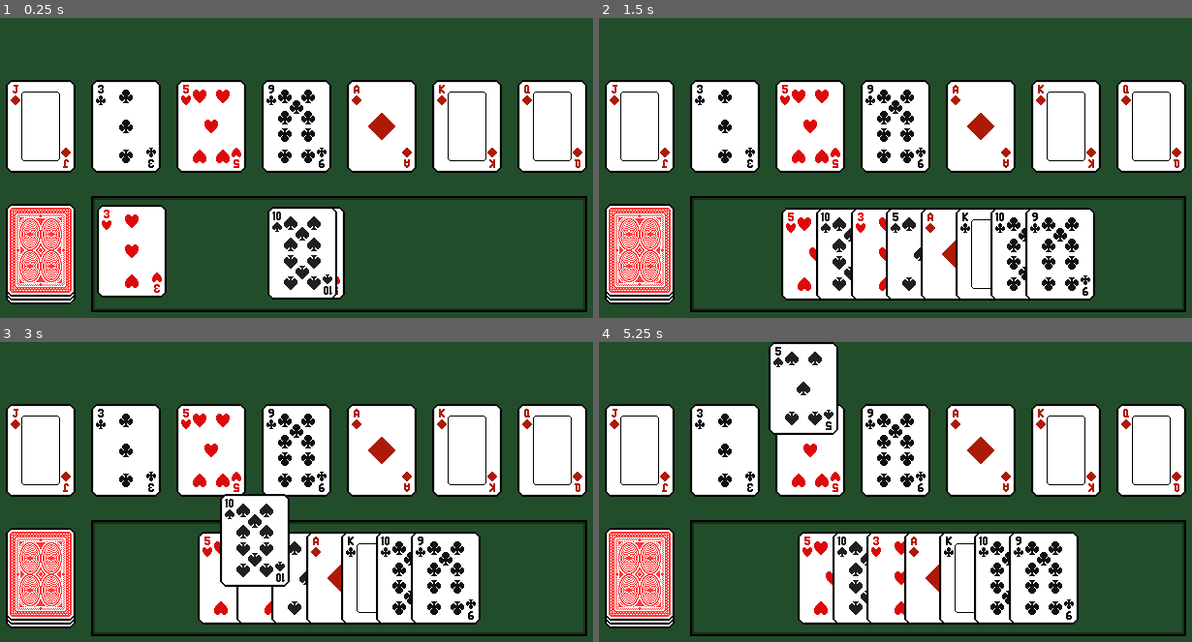
Above: before the commit, frames 1-4 (two rows, left to right).
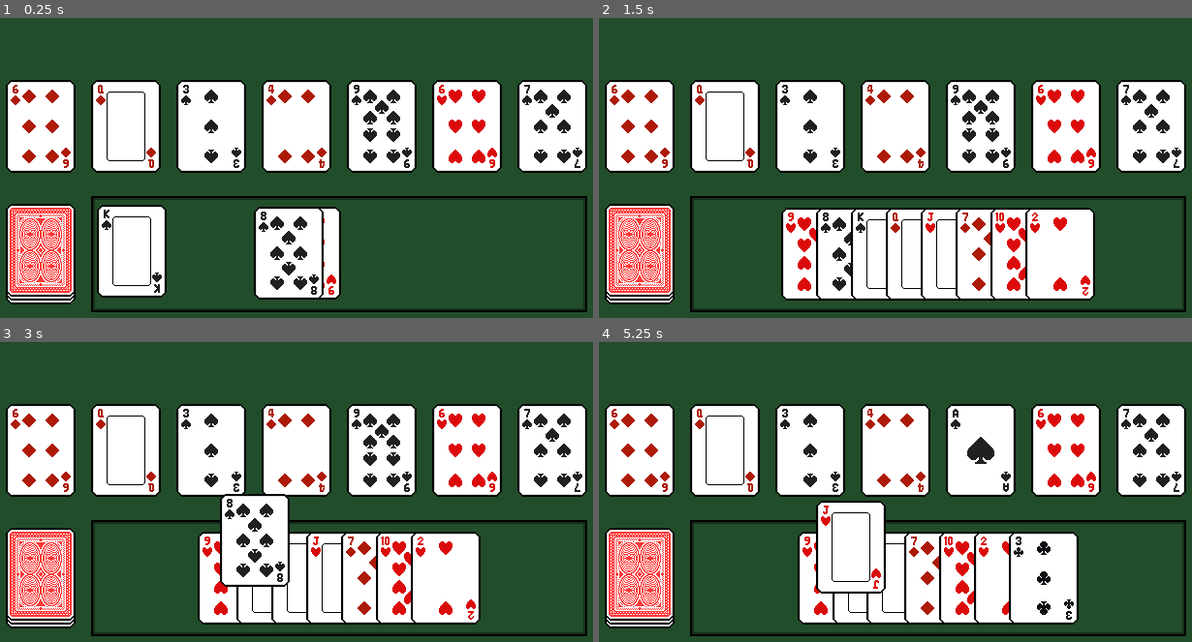
Above: after the commit, the same moments.

Repository: AyyBee123/Oristaile
Game: Godot game, scene res://Scenes/encounter.tscn
Two runs of this game, one before a commit and one after it. Both use one fixed random seed, a clock stepped at 60 frames per second and the inputs below.
Inputs (mouse positions are in pixels of both pictures, inside the frame that each line leads up to):
- Up to frame 1 (0.25 s): no input
- Up to frame 2 (1.5 s): click (640, 255) at 0.5 s; click (640, 255) at 1.25 s
- Up to frame 3 (3 s): click (41, 579) at 2 s; tap Enter at 2.75 s; drag from (219, 579) to (355, 441) at 2.77 s
- Up to frame 4 (5.25 s): drag from (853, 573) to (865, 585) at 3.52 s; move the mouse to (883, 579) at 4.27 s; press the mouse at (883, 579) at 4.28 s; release the mouse at (883, 579) at 5 s; tap Space at 5 s; drag from (901, 579) to (711, 465) at 5.02 s

The runs differ from the first frame. In frame 1, 7.6% of the frame differs, in the area x 2-99%, y 22-94%; in frame 2, 7.4%; in frame 3, 7.2%; in frame 4, 11%, in the area x 2-99%, y 0-92%.

Commit message:
bug fixes

Diff:
--- a/Scripts/Game/card.gd
+++ b/Scripts/Game/card.gd
@@ -7,6 +7,7 @@
 @onready var card_texture: TextureRect = %Texture
 
 var card_res: CardResource
+var tween: Tween
 
 var suit: int = -1 # 0 = clubs, 1 = diamonds, 2 = hearts, 3 = spades
 var number: int = 0 # 1 = ace, 2 to 10 = respective numbers, 11 = jack, 12 = queen, 13 = king
--- a/Scripts/Game/card_slot.gd
+++ b/Scripts/Game/card_slot.gd
@@ -3,12 +3,11 @@
 
 @onready var card_template: CardTemplate = %CardTemplate
 
-var suit: int = -1
-var number: int = 0
+var card_res: CardResource
 
 
 func can_drop_card(card: Card) -> bool:
-	return number == (card.number % 13) + 1
+	return card_res.number == (card.number % 13) + 1
 
 
 func drop_card(card: Card) -> void:
@@ -16,13 +15,13 @@
 
 
 func set_card_texture() -> void:
-	card_template.set_card_texture(suit, number)
+	card_template.set_card_texture(card_res.suit, card_res.number)
 
 
 func remove_card() -> void:
 	var control: Control = Control.new()
 	var card: CardTemplate = Preloads.CARD_TEMPLATE.instantiate()
-	card.set_card_texture(suit, number)
+	card.set_card_texture(card_res.suit, card_res.number)
 	get_tree().current_scene.add_child(control)
 	control.add_child(card)
 	control.global_position = global_position
@@ -35,6 +34,9 @@
 	tween.tween_property(control, "global_position", Vector2(random_x * 2.0, 640), 0.55).as_relative().set_trans(Tween.TRANS_QUAD).set_ease(Tween.EASE_IN)
 	tween.finished.connect(control.queue_free)
 
+	var scale_tween: Tween = create_tween().bind_node(control)
+	scale_tween.tween_property(card, "scale", Vector2.ONE * 0.5, 0.8)
+
 	var spin_tween: Tween = create_tween().bind_node(control)
 	spin_tween.tween_property(card, "rotation", PI * sign(random_x), 0.5).as_relative()
 	spin_tween.set_loops()
--- a/Scripts/Game/encounter.gd
+++ b/Scripts/Game/encounter.gd
@@ -2,6 +2,7 @@
 
 @onready var slot_container: HBoxContainer = %SlotContainer
 @onready var hand: Control = %Hand
+@onready var deck_panel: TextureButton = %DeckPanel
 
 const CARD_SPACING: float = 36.0
 
@@ -13,7 +14,8 @@
 
 
 func _ready() -> void:
-	current_deck = RunData.deck.duplicate()
+	for card in RunData.deck:
+		current_deck.append(card.duplicate())
 
 	for slot: Slot in slot_container.get_children():
 		set_card_slot(slot)
@@ -33,15 +35,21 @@
 
 
 func set_card_slot(slot: Slot) -> void:
-	var suit: int = RunData.rng.randi_range(0, 3)
-	var number: int = RunData.rng.randi_range(1, 13)
+	var full_deck = current_deck.duplicate()
+	full_deck.append_array(current_hand)
+	var random_index: int = RunData.rng.randi_range(0, full_deck.size() - 1)
+	var random_card: CardResource = full_deck[random_index]
+
+	var suit: int = random_card.suit
+	var number: int = (random_card.number % 13) + 1
 
 	var exists: bool = false
 
-	for card in slots:
-		if card.suit == suit and card.number == number:
-			exists = true
-			break
+	if slot_container.get_child_count() <= full_deck.size():
+		for card in slots:
+			if (suit == card.suit and number == card.number):
+				exists = true
+				break
 
 	if exists:
 		set_card_slot(slot)
@@ -52,8 +60,7 @@
 	card_res.number = number
 
 	slots.append(card_res)
-	slot.suit = suit
-	slot.number = number
+	slot.card_res = card_res
 	slot.set_card_texture()
 
 
@@ -74,13 +81,17 @@
 	current_hand.append(card_res)
 	hand.add_child(card)
 
-	card.global_position = %DeckPanel.global_position
+	card.global_position = deck_panel.global_position
 
 	calculate_hand()
 
 
 func grab_card(card: Card) -> void:
 	held_card = card
+
+	if card.tween: # kill the animation tween to prevent jitters when spam clicking the card
+		card.tween.kill()
+		card.tween = null
 
 	if card.get_parent():
 		var preserved_pos: Vector2 = card.global_position
@@ -96,12 +107,7 @@
 	var slot_target: Slot = get_card_slot()
 
 	if slot_target and slot_target.can_drop_card(card): # check if the held card is valid at the targeted card slot
-		slot_target.drop_card(card)
-		slot_target.remove_card()
-		current_hand.erase(card.card_res)
-		set_card_slot(slot_target)
-		draw_card()
-		current_deck.append(card.card_res)
+		change_card_slot(slot_target, card)
 		return
 
 	var preserved_pos: Vector2 = card.global_position
@@ -117,6 +123,16 @@
 	held_card = null
 
 
+func change_card_slot(slot: Slot, card: Card) -> void:
+	slot.drop_card(card)
+	slot.remove_card()
+	slots.erase(slot.card_res)
+	current_hand.erase(card.card_res)
+	set_card_slot(slot)
+	draw_card()
+	current_deck.append(card.card_res)
+
+
 func calculate_hand(animated: bool = true) -> void:
 	var count: int = hand.get_child_count()
 	var spacing: float = min(CARD_SPACING, hand.size.x / max(count, 1))
@@ -128,10 +144,13 @@
 		var pos: Vector2 = Vector2(start + i * spacing, 0)
 
 		if animated:
-			var tween = card.create_tween()
-			tween.set_ease(Tween.EASE_OUT)
-			tween.set_trans(Tween.TRANS_CUBIC)
-			tween.tween_property(card, "position", pos, 0.333)
+			if card.tween: # kill the tween to prevent animation glitches from older tweens
+				card.tween.kill()
+				card.tween = null
+			card.tween = card.create_tween()
+			card.tween.set_ease(Tween.EASE_OUT)
+			card.tween.set_trans(Tween.TRANS_CUBIC)
+			card.tween.tween_property(card, "position", pos, 0.333)
 		else:
 			card.position = pos
 
--- a/Scripts/Globals/run_data.gd
+++ b/Scripts/Globals/run_data.gd
@@ -1,6 +1,6 @@
 extends Node
 
-var starting_deck: DeckResource = Preloads.STANDARD_DECK
+var starting_deck: DeckResource = preload("uid://bytne242bwqw5")
 var deck: Array[CardResource]
 var cards_to_draw_at_start: int
 var cards_to_draw: int
